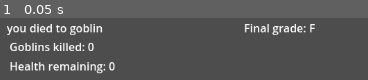
Above: before the commit, frame 1.
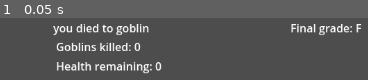
Above: after the commit, the same moment.

Repository: LUMIZ0NE/Steam-Garden
Game: Godot game, scene res://Scenes/end_screen.tscn
The game is run twice, just before and just after one commit, with the same random seed, the same clock (stepped at 60 frames per second) and the same inputs. This scene is started directly instead of the project's main scene.
Inputs:
- Up to frame 1 (0.05 s): no input

The runs differ from the first frame. In frame 1, 12% of the frame differs, in the area x 1-99%, y 9-91%.

Commit message:
Submit 2
The state of the project for second submission

Diff:
--- a/Scenes/end_screen.gd
+++ b/Scenes/end_screen.gd
@@ -52,4 +52,5 @@
 	print(username)
 	$NameInput.hide()
 	$EnterScore.hide()
+	$ScoreSaver.show()
 	write_score_to_file()
--- a/Scenes/end_screen.tscn
+++ b/Scenes/end_screen.tscn
@@ -6,32 +6,32 @@
 script = ExtResource("1_6el2s")
 
 [node name="ResultBigText" type="Label" parent="."]
-offset_left = 203.0
+offset_left = 270.0
 offset_top = 124.0
-offset_right = 243.0
+offset_right = 409.0
 offset_bottom = 147.0
 text = "you died to goblin"
 
 [node name="GoblinKillCount" type="Label" parent="."]
-offset_left = 207.0
+offset_left = 274.0
 offset_top = 151.0
-offset_right = 346.0
+offset_right = 413.0
 offset_bottom = 174.0
 text = "kilt goblin:
 "
 
 [node name="HealthLeft" type="Label" parent="."]
-offset_left = 207.0
+offset_left = 274.0
 offset_top = 179.0
-offset_right = 346.0
+offset_right = 413.0
 offset_bottom = 202.0
 text = "heLKRTH
 "
 
 [node name="Grade" type="Label" parent="."]
-offset_left = 545.0
+offset_left = 612.0
 offset_top = 124.0
-offset_right = 684.0
+offset_right = 751.0
 offset_bottom = 173.0
 text = "final grade
 
@@ -39,18 +39,26 @@
 
 [node name="NameInput" type="TextEdit" parent="."]
 visible = false
-offset_left = 336.0
+offset_left = 413.0
 offset_top = 287.0
-offset_right = 495.0
+offset_right = 572.0
 offset_bottom = 323.0
 placeholder_text = "enter name here"
 
 [node name="EnterScore" type="Button" parent="."]
 visible = false
-offset_left = 510.0
-offset_top = 280.0
-offset_right = 578.0
-offset_bottom = 329.0
+offset_left = 459.0
+offset_top = 330.0
+offset_right = 527.0
+offset_bottom = 379.0
 text = "entert"
 
+[node name="ScoreSaver" type="Label" parent="."]
+visible = false
+offset_left = 306.0
+offset_top = 305.0
+offset_right = 675.0
+offset_bottom = 328.0
+text = "Score saved! Can be revisited on the title screen"
+
 [connection signal="pressed" from="EnterScore" to="." method="_on_enter_score_pressed"]
